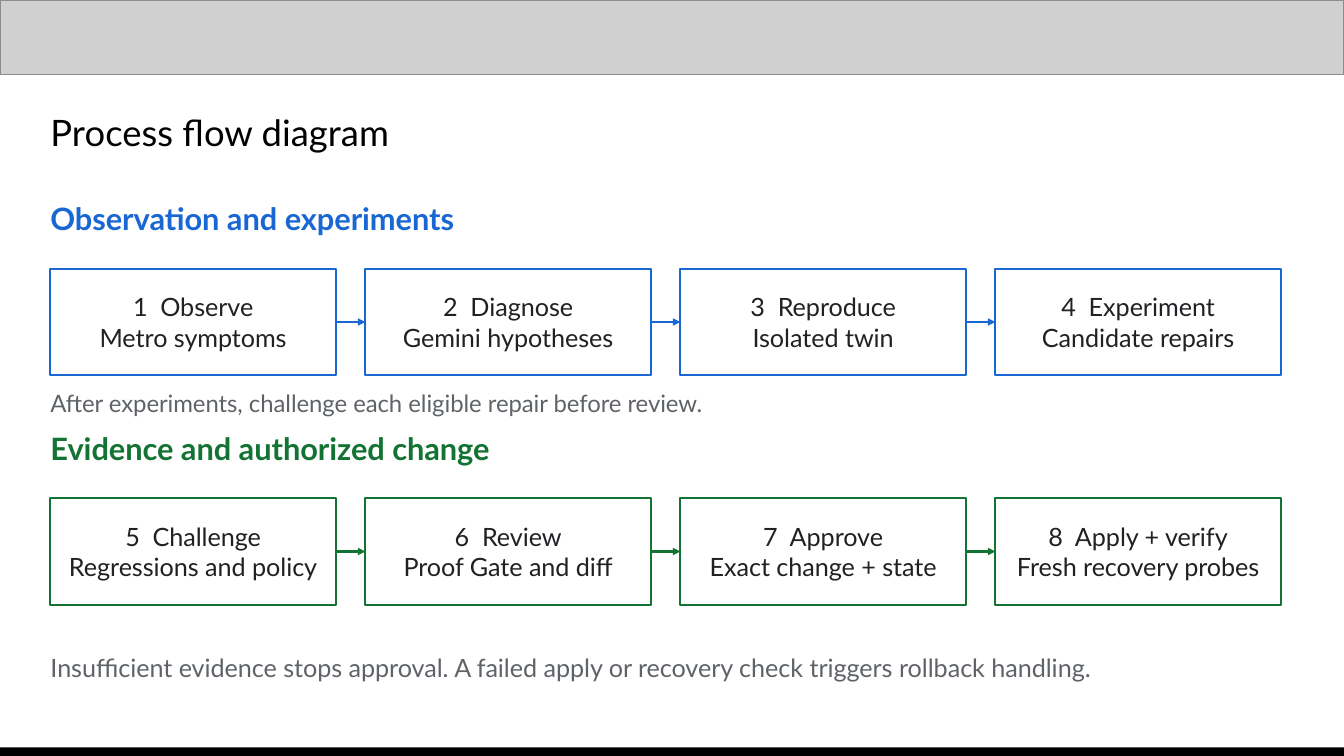
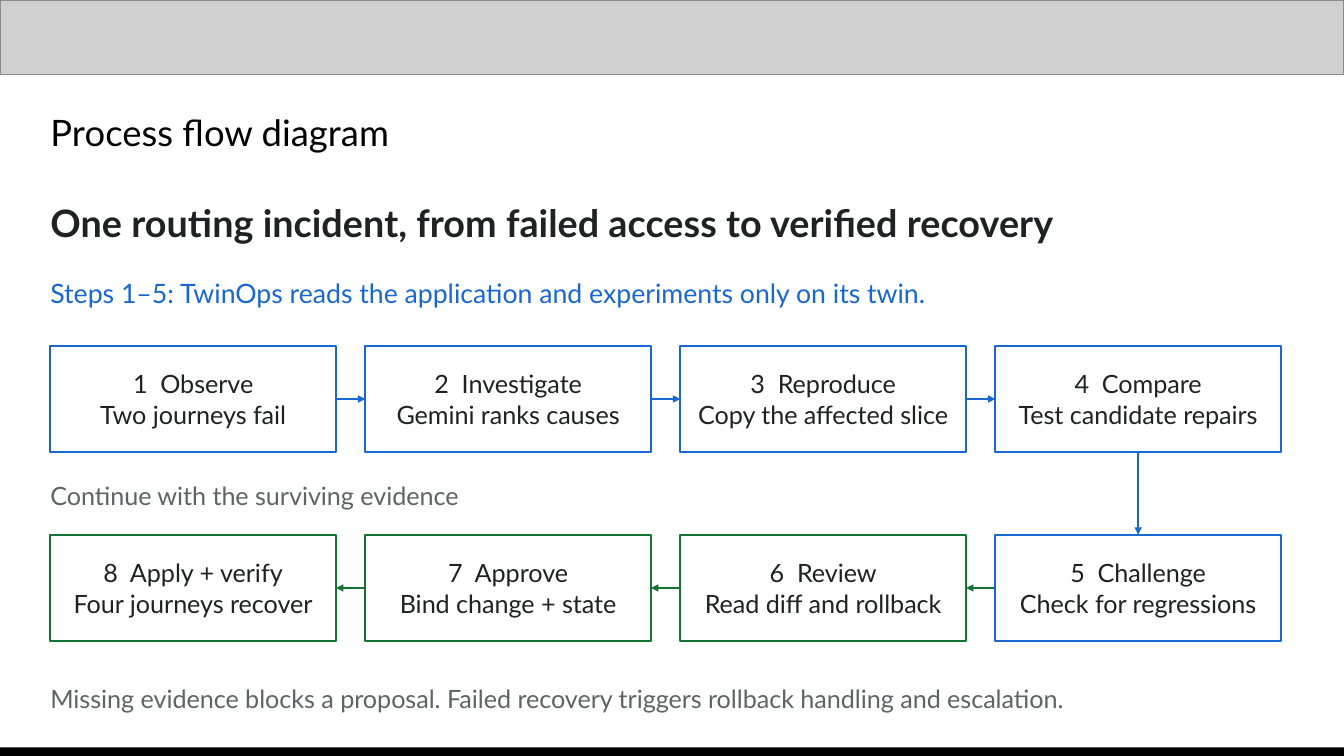
Before and after one commit to prabhakarcs786/twinops, a slide deck: slide 5 of docs/TwinOps_Deck.pptx. Drawn at 1344x756 pixels with LibreOffice and Linux fonts; fonts in the diff are those of the drawing; grey boxes stand for pictures. Boxes give left, top, right and bottom in pixels: in the first picture for what was removed or moved away, otherwise in the second. Text is boxed around its words. In the diff, an @@ line names an element or a change of style, - is before the commit and + after.

Commit message:
Make the submission deck explain the complete TwinOps workflow

```diff
--- a/docs/TwinOps_Deck.pptx
+++ b/docs/TwinOps_Deck.pptx
@@ text at [50, 209, 1053, 244]: text changed; size 16.5 to 20.2 pt; text colour #1967D2 to #202124 @@
-Observation and experiments
+One routing incident, from failed access to verified recovery
@@ text added at [50, 283, 925, 308], 14.2 pt, text #1967D2 @@
+Steps 1–5: TwinOps reads the application and experiments only on its twin.
@@ 4 rectangles: place and size @@
-4 rectangles at [51, 269, 1281, 375]
+4 rectangles at [51, 345, 1281, 452]
@@ text in rectangle at [397, 374, 619, 425]: text changed @@
-2 Diagnose
-Gemini hypotheses
+2 Investigate
+Gemini ranks causes
@@ text in rectangle at [1019, 374, 1257, 428]: text changed @@
-4 Experiment
-Candidate repairs
+4 Compare
+Test candidate repairs
@@ text removed at [50, 394, 703, 417] @@
-After experiments, challenge each eligible repair before review.
@@ text in rectangle at [100, 405, 286, 428]: text changed @@
-Metro symptoms
+Two journeys fail
@@ arrow moved from (650, 323) - (680, 323) to (336, 399) - (366, 399) @@
@@ arrow moved from (966, 323) - (996, 323) to (650, 399) - (680, 399) @@
@@ text in rectangle at [698, 405, 948, 428]: text changed @@
-Isolated twin
+Copy the affected slice
@@ arrow moved from (336, 323) - (366, 323) to (966, 399) - (996, 399) @@
@@ text removed at [50, 437, 489, 466] @@
-Evidence and authorized change
@@ arrow added from (1138, 452) to (1138, 535), #1967D2 1.13 pt @@
@@ text added at [50, 486, 458, 509], 13.5 pt, text #5F6368 @@
+Continue with the surviving evidence
@@ 4 rectangles: place and size @@
-4 rectangles at [51, 499, 1281, 605]
+4 rectangles at [51, 535, 1281, 641]
@@ rectangle "5 Challenge" at [996, 535, 1281, 641]: outline #137333 1.13 pt to #1967D2 1.13 pt @@
@@ text in rectangle at [74, 563, 312, 617]: text changed @@
-5 Challenge
-Regressions and policy
+8 Apply + verify
+Four journeys recover
@@ text in rectangle at [400, 564, 616, 617]: text changed @@
-6 Review
-Proof Gate and diff
+7 Approve
+Bind change + state
@@ text in rectangle at [705, 563, 942, 613]: text changed @@
-7 Approve
-Exact change + state
+6 Review
+Read diff and rollback
@@ text in rectangle at [1020, 563, 1257, 617]: text changed @@
-8 Apply + verify
-Fresh recovery probes
+5 Challenge
+Check for regressions
@@ arrow moved from (336, 551) - (366, 551) to (366, 589) - (336, 589) @@
@@ arrow moved from (966, 551) - (996, 551) to (680, 589) - (650, 589) @@
@@ arrow moved from (650, 551) - (680, 551) to (996, 589) - (966, 589) @@
@@ text at [50, 689, 1063, 712]: text changed @@
-Insufficient evidence stops approval. A failed apply or recovery check triggers rollback handling.
+Missing evidence blocks a proposal. Failed recovery triggers rollback handling and escalation.
```
Also in this commit, not shown: 3 other slides changed, 5 slides added, 5 slides removed, 25 other files.
